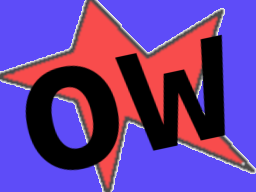
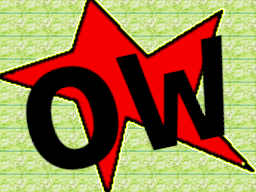
Comparing the layer stacks of the two 256 x 192 images. Changes:
added layer "Visible" above "ow" over [0, 0, 256, 192]
hid "ow" over [24, 34, 226, 172]
removed layer "Layer" (was 70%) over [0, 0, 256, 192]
